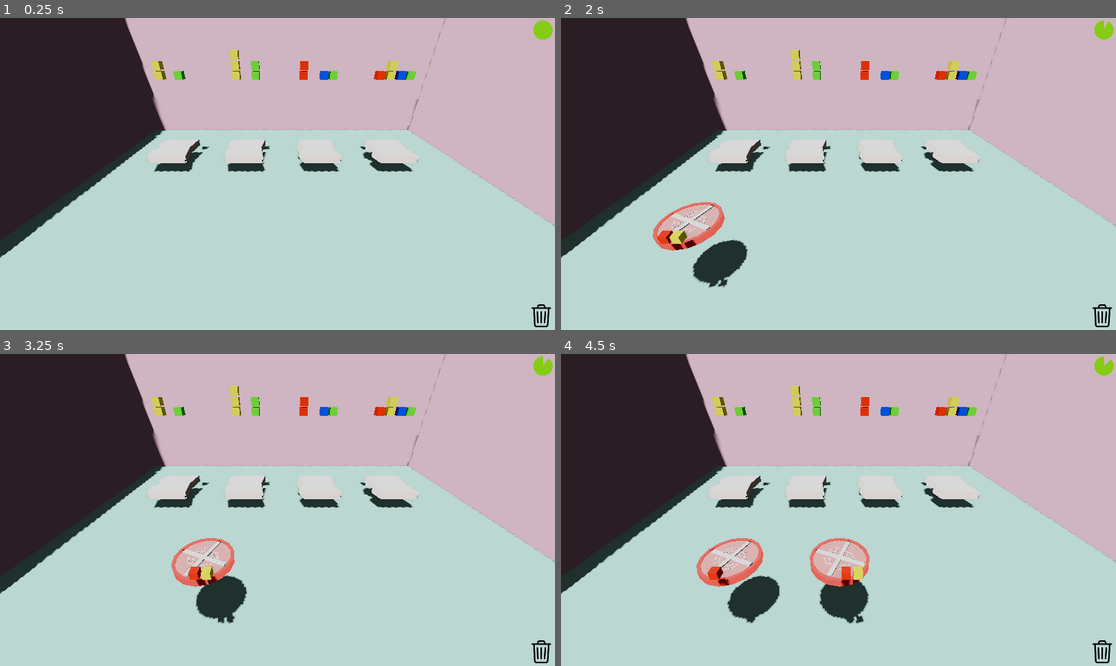
Above: before the commit, frames 1-4 (two rows, left to right).
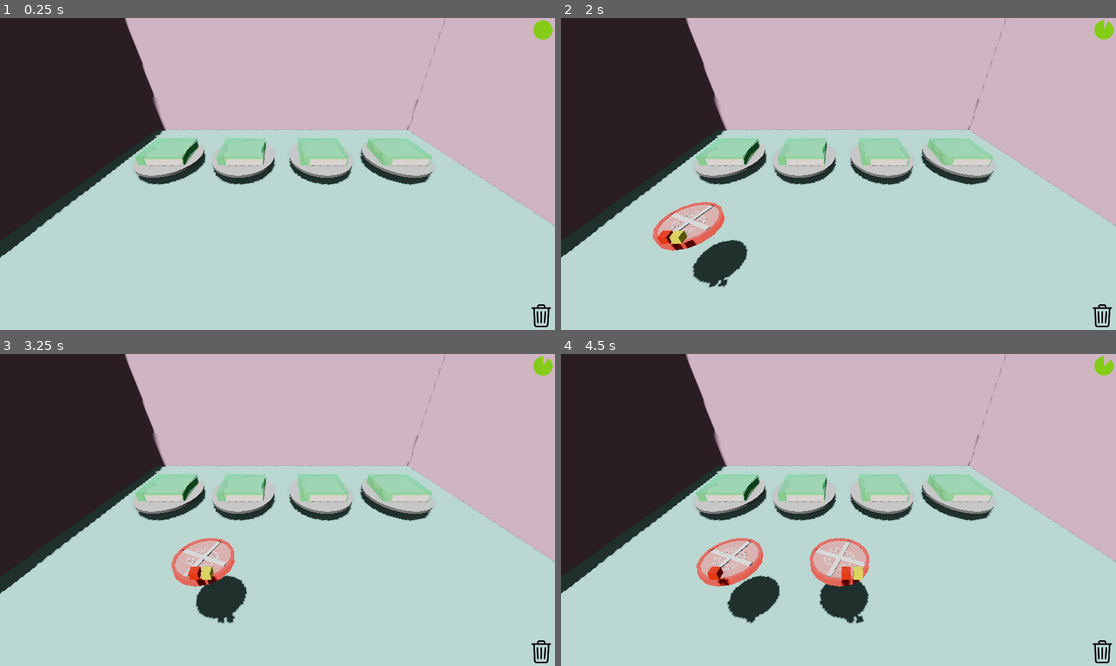
Above: after the commit, the same moments.

Repository: gabrield67/Sandwich-Shop
Game: Godot game, scene res://scenes/game.tscn
Two runs of this game, one before a commit and one after it. Both use one fixed random seed, a clock stepped at 60 frames per second and the inputs below.
Inputs (mouse positions are in pixels of both pictures, inside the frame that each line leads up to):
- Up to frame 1 (0.25 s): no input
- Up to frame 2 (2 s): tap Enter at 0.5 s; move the mouse to (960, 158) at 0.52 s; click (960, 158) at 0.67 s; tap Space at 1.25 s; move the mouse to (727, 189) at 1.27 s; click (727, 189) at 1.42 s
- Up to frame 3 (3.25 s): move the mouse to (333, 441) at 2.02 s; click (333, 441) at 2.17 s; move the mouse to (249, 572) at 2.77 s; click (249, 572) at 2.92 s
- Up to frame 4 (4.5 s): move the mouse to (1005, 556) at 3.52 s; click (1005, 556) at 3.67 s; move the mouse to (672, 463) at 4.27 s; click (672, 463) at 4.42 s

The runs differ from the first frame. In frame 1, 5.6% of the frame differs, in the area x 24-78%, y 10-54%; in frame 2, 5.6%; in frame 3, 5.6%; in frame 4, 5.6%.
Error after the commit: Parse Error: Expected indented block after function declaration. (res://scenes/Ingredients/bread.gd:113)

Commit message:
Added Upgrade Manager to handle breads

Diff:
--- a/scenes/Ingredients/Bread.tscn
+++ b/scenes/Ingredients/Bread.tscn
@@ -17,8 +17,11 @@
 material = SubResource("StandardMaterial3D_3deqp")
 size = Vector3(3, 1, 3)
 
+[sub_resource type="CylinderMesh" id="CylinderMesh_3deqp"]
+
 [node name="Bread" type="Area3D" unique_id=1187585206]
 script = ExtResource("1_kf4f7")
+ingredients = null
 
 [node name="CollisionShape3D" type="CollisionShape3D" parent="." unique_id=584160643]
 transform = Transform3D(1, 0, 0, 0, 1, 0, 0, 0, 1, 0, 4.940264, 0)
@@ -43,5 +46,9 @@
 transform = Transform3D(1, 0, 0, 0, 1, 0, 0, 0, 1, 0, -0.25861204, 0)
 mesh = SubResource("BoxMesh_4ncmt")
 
+[node name="Plate" type="MeshInstance3D" parent="." unique_id=296019120]
+transform = Transform3D(4.3741674, 0, 0, 0, 0.085751995, 0, 0, 0, 5.4601307, 0, -0.5172241, 0)
+mesh = SubResource("CylinderMesh_3deqp")
+
 [connection signal="body_entered" from="." to="." method="on_entered"]
 [connection signal="body_exited" from="." to="." method="on_exited"]
--- a/scenes/Ingredients/bread.gd
+++ b/scenes/Ingredients/bread.gd
@@ -5,6 +5,8 @@
 
 var on_material
 var off_material
+
+var is_active = true;
 
 var original_size
 
@@ -16,10 +18,10 @@
 	$MeshInstance3D.visible = false
 	original_size = scale
 	on_material = StandardMaterial3D.new()
-	on_material.albedo_color = Color.RED
+	on_material.albedo_color = Color.PINK
 
 	off_material = StandardMaterial3D.new()
-	off_material.albedo_color = Color.YELLOW
+	off_material.albedo_color = Color.WHITE
 	randomize()
 
 	var total = randi_range(3,5)
@@ -48,7 +50,7 @@
 		if(body):
 			body.bread = self;
 			$MeshInstance3D.visible = true
-			#$MeshInstance3D.set_surface_override_material(0, on_material)
+			$Plate.set_surface_override_material(0, on_material)
 			scale = original_size*1.2
 
 
@@ -61,7 +63,7 @@
 			self.material_off()
 
 func material_off() -> void:
-	#$MeshInstance3D.set_surface_override_material(0, off_material)
+	$Plate.set_surface_override_material(0, off_material)
 	$MeshInstance3D.visible = false
 	scale = original_size
 
@@ -71,7 +73,7 @@
 	ingredient.play_add_to_sandwich()
 	$ActualFlavorProfile.add_flavor(a[0],a[1], a[2], a[3])
 	if $ActualFlavorProfile.compare($TargetFlavorProfile):
-		off_material.albedo_color = Color.DARK_GREEN
+		off_material.albedo_color = Color.LIGHT_GREEN
 		on_material.albedo_color = Color.GREEN
 	update_positions()
 	if ingredient.type_index == 3:
@@ -104,3 +106,8 @@
 	for a in ingredients:
 		a.position = self.position + Vector3(0,1,0) + Vector3(0,.35,-.25		)*i
 		i = i+1
+
+func make_active() -> void:
+	pass
+
+func make_inactive() -> void:
--- a/scenes/game.tscn
+++ b/scenes/game.tscn
@@ -1,7 +1,6 @@
 [gd_scene format=4 uid="uid://b6sf5n1s3tjjo"]
 
 [ext_resource type="Script" uid="uid://dnsby02e4apsw" path="res://scenes/drag_and_drop_controller.gd" id="1_yqjtg"]
-[ext_resource type="PackedScene" uid="uid://c54v7gf8e74j5" path="res://scenes/Ingredients/Bread.tscn" id="3_lnu2h"]
 [ext_resource type="PackedScene" uid="uid://drkevmp0aiaxv" path="res://scenes/Ingredients/Ingredient Spawner.tscn" id="4_lbhrr"]
 [ext_resource type="AudioStream" uid="uid://dqndtmnajwa2x" path="res://sounds/plop_01_rubber_duck_oga.ogg" id="4_p57ef"]
 [ext_resource type="PackedScene" uid="uid://bkd5kxair4hmq" path="res://scenes/UI/HUD.tscn" id="5_iywne"]
@@ -9,6 +8,7 @@
 [ext_resource type="AudioStream" uid="uid://b54m7lsq21hkc" path="res://sounds/spring_07_rubber_duck.ogg" id="8_0tnpc"]
 [ext_resource type="AudioStream" uid="uid://cuwtp2lhf4g5" path="res://sounds/music/rpg_brandon_morris_oga_hael_DB.ogg" id="8_gee14"]
 [ext_resource type="PackedScene" uid="uid://b4kkoakbexh8r" path="res://models/walls.tscn" id="9_0tnpc"]
+[ext_resource type="PackedScene" uid="uid://cmanph4x4jobr" path="res://scenes/upgrade_manager.tscn" id="10_vtaks"]
 
 [sub_resource type="BoxShape3D" id="BoxShape3D_8cj0n"]
 
@@ -84,18 +84,6 @@
 [node name="LoseSound" type="AudioStreamPlayer" parent="." unique_id=178496200]
 stream = ExtResource("8_0tnpc")
 
-[node name="Bread" parent="." unique_id=1187585206 instance=ExtResource("3_lnu2h")]
-transform = Transform3D(1, 0, 0, 0, 1, 0, 0, 0, 1, -7.570305, 1.6317925, -2.7094417)
-
-[node name="Bread3" parent="." unique_id=1988284436 instance=ExtResource("3_lnu2h")]
-transform = Transform3D(1, 0, 0, 0, 1, 0, 0, 0, 1, 7.8709307, 1.6317925, -2.7094417)
-
-[node name="Bread2" parent="." unique_id=447678772 instance=ExtResource("3_lnu2h")]
-transform = Transform3D(1, 0, 0, 0, 1, 0, 0, 0, 1, 2.741928, 1.6317925, -2.7094417)
-
-[node name="Bread4" parent="." unique_id=607306648 instance=ExtResource("3_lnu2h")]
-transform = Transform3D(1, 0, 0, 0, 1, 0, 0, 0, 1, -2.4413023, 1.6317925, -2.7094417)
-
 [node name="AudioStreamPlayer" type="AudioStreamPlayer" parent="." unique_id=1534530507]
 stream = ExtResource("8_gee14")
 autoplay = true
@@ -103,3 +91,6 @@
 
 [node name="Walls" parent="." unique_id=915657737 instance=ExtResource("9_0tnpc")]
 transform = Transform3D(1.5, 0, 0, 0, 1.5, 0, 0, 0, 1.5, 6.0186763, 0, 0)
+
+[node name="UpgradeManager" parent="." unique_id=357130373 instance=ExtResource("10_vtaks")]
+transform = Transform3D(1, 0, 0, 0, 1, 0, 0, 0, 1, 0.38257766, 1.62287, -2.3773456)
--- /dev/null
+++ b/scenes/upgrade_manager.gd
@@ -0,0 +1,20 @@
+extends Node3D
+
+
+# Called when the node enters the scene tree for the first time.
+func _ready() -> void:
+	pass # Replace with function body.
+
+
+# Called every frame. 'delta' is the elapsed time since the previous frame.
+func _process(delta: float) -> void:
+	pass
+
+
+func good_sandwich_event():
+	get_parent().good_sandwich_event()
+	pass
+
+func bad_sandwich_event():
+	get_parent().bad_sandwich_event()
+	pass
--- /dev/null
+++ b/scenes/upgrade_manager.tscn
@@ -0,0 +1,19 @@
+[gd_scene format=3 uid="uid://cmanph4x4jobr"]
+
+[ext_resource type="Script" path="res://scenes/upgrade_manager.gd" id="1_ssrsn"]
+[ext_resource type="PackedScene" uid="uid://c54v7gf8e74j5" path="res://scenes/Ingredients/Bread.tscn" id="2_076jq"]
+
+[node name="UpgradeManager" type="Node3D" unique_id=357130373]
+script = ExtResource("1_ssrsn")
+
+[node name="Bread" parent="." unique_id=1187585206 instance=ExtResource("2_076jq")]
+transform = Transform3D(1, 0, 0, 0, 1, 0, 0, 0, 1, -2.7874794, 0, 0)
+
+[node name="Bread2" parent="." unique_id=673511391 instance=ExtResource("2_076jq")]
+transform = Transform3D(1, 0, 0, 0, 1, 0, 0, 0, 1, 2.6648092, 0, 0)
+
+[node name="Bread3" parent="." unique_id=1372513161 instance=ExtResource("2_076jq")]
+transform = Transform3D(1, 0, 0, 0, 1, 0, 0, 0, 1, 8.02864, 0, 0)
+
+[node name="Bread4" parent="." unique_id=238430442 instance=ExtResource("2_076jq")]
+transform = Transform3D(1, 0, 0, 0, 1, 0, 0, 0, 1, -7.9935837, 0, 0)
Not shown, added: scenes/upgrade_manager.gd.uid
